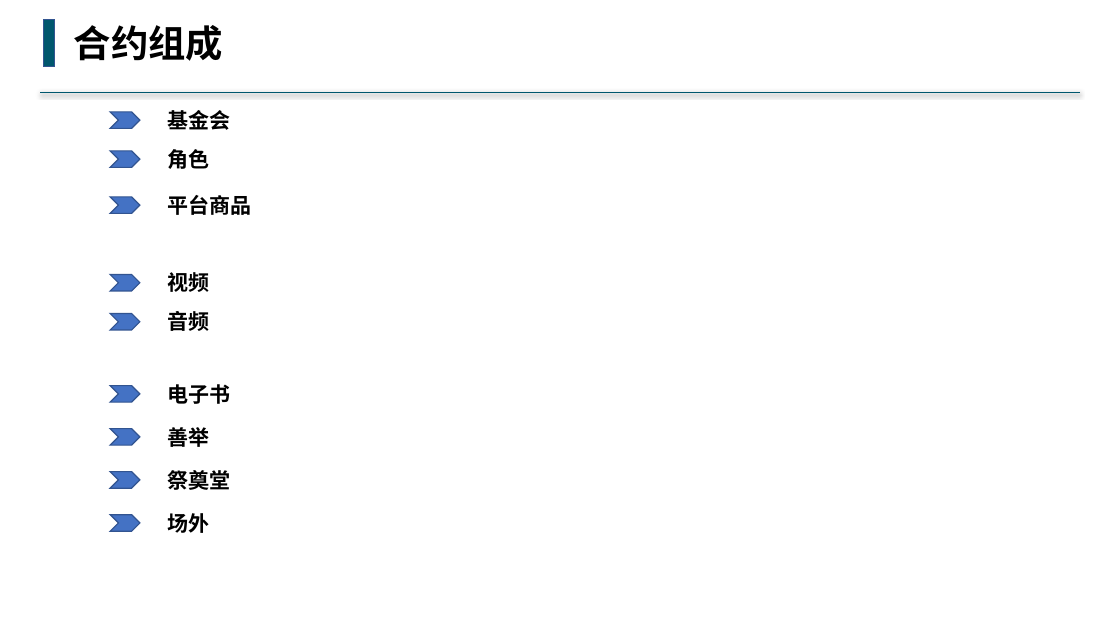
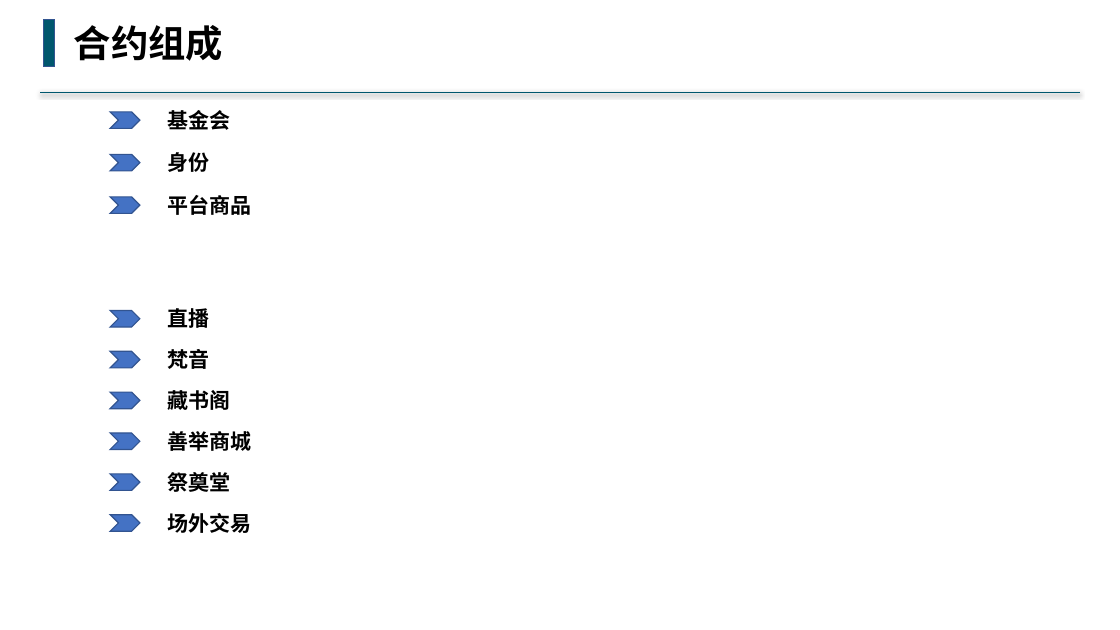
Before and after one commit to buddhachain/buddhaContract, a slide deck: slide 1 of doc/00.总框架.pptx. Drawn at 1120x630 pixels with LibreOffice and Linux fonts; fonts in the diff are those of the drawing. Boxes give left, top, right and bottom in pixels: in the first picture for what was removed or moved away, otherwise in the second. Text is boxed around its words. In the diff, an @@ line names an element or a change of style, - is before the commit and + after.

```diff
--- a/doc/00.总框架.pptx
+++ b/doc/00.总框架.pptx
@@ text at (x1=168, y1=152, x2=210, y2=172): text changed @@
-角色
+身份
@@ chevron moved from (x1=110, y1=275, x2=139, y2=292) to (x1=110, y1=311, x2=139, y2=328) @@
@@ text at (x1=168, y1=306, x2=210, y2=332): text changed @@
-视频
+直播
@@ chevron moved from (x1=110, y1=313, x2=139, y2=330) to (x1=110, y1=351, x2=139, y2=368) @@
@@ text at (x1=168, y1=349, x2=210, y2=369): text changed @@
-音频
+梵音
@@ text at (x1=168, y1=387, x2=231, y2=413): text changed @@
-电子书
+藏书阁
@@ 3 chevrons moved together from (x1=110, y1=151, x2=139, y2=445) to (x1=110, y1=155, x2=139, y2=450) @@
@@ text at (x1=168, y1=431, x2=252, y2=451): text changed @@
-善举
+善举商城
@@ text at (x1=168, y1=513, x2=252, y2=533): text changed @@
-场外
+场外交易
```
Also in this commit, not shown: 1 other slide changed.
